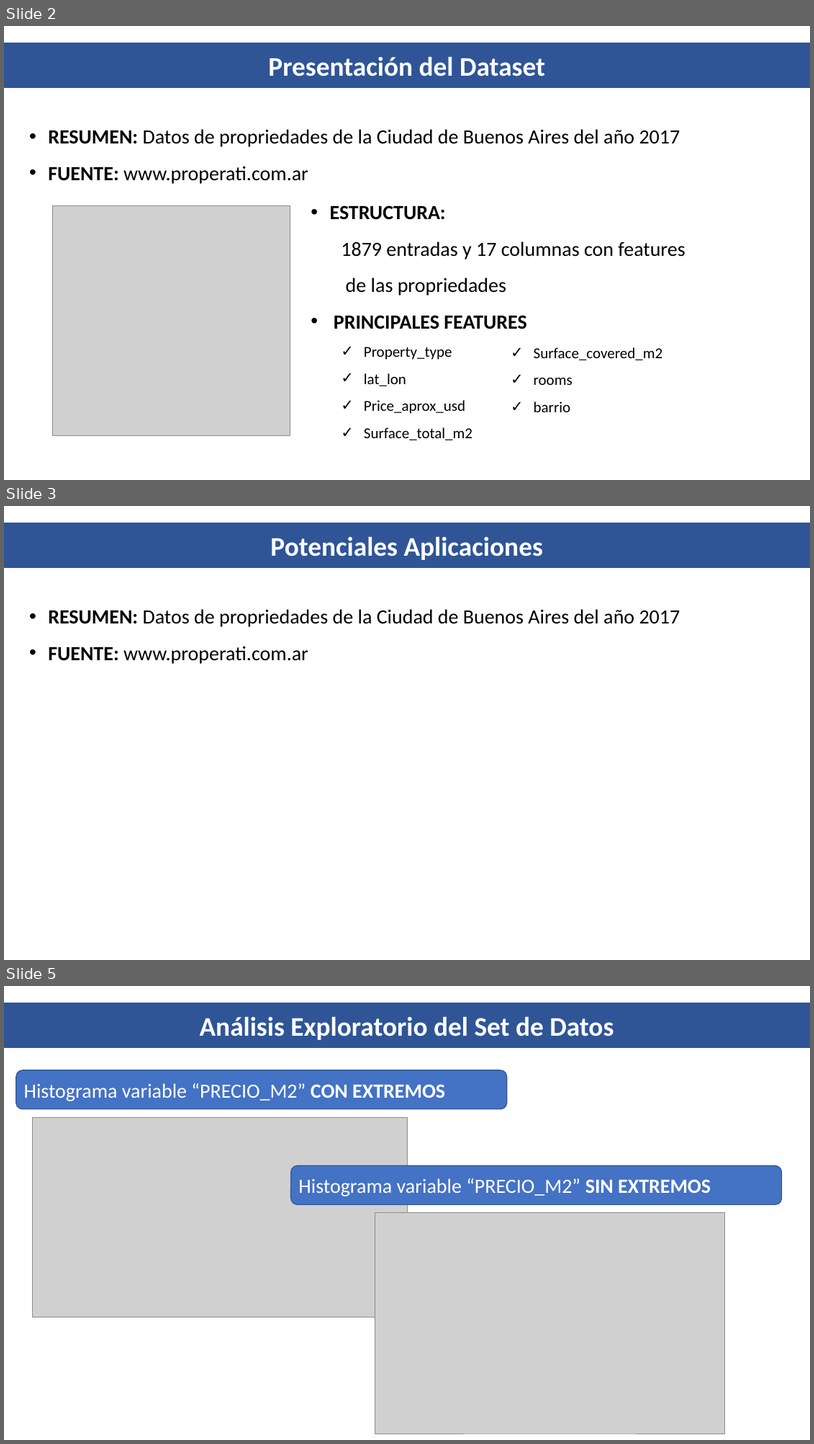
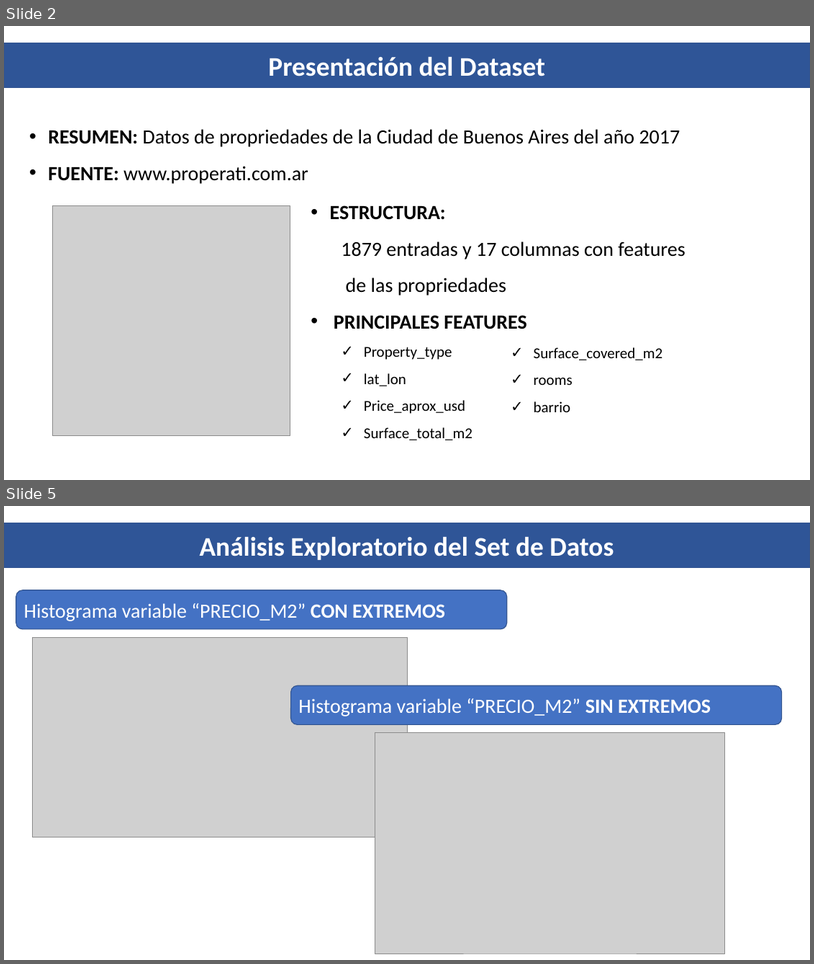
Before and after one commit to mnuclle/DiploDatos, a slide deck: 00 - Mentorias/6. Mentoria PPT Final/Presentación Mentoría DiploDatos.pptx. Shown one above the other, each under a label of ours: slides 2, 3 and 5 before the commit, slides 2 and 5 after it; the slides between them are not shown. The pictures are 814x1444 and 814x964 pixels, drawn with LibreOffice and Linux fonts; fonts in the diff are those of the drawing; grey boxes stand for pictures. Boxes give left, top, right and bottom in pixels: in the first picture for what was removed or moved away, otherwise in the second. Text is boxed around its words. In the diff, an @@ line names an element or a change of style, - is before the commit and + after.

```diff
--- a/00 - Mentorias/6. Mentoria PPT Final/Presentación Mentoría DiploDatos.pptx
+++ b/00 - Mentorias/6. Mentoria PPT Final/Presentación Mentoría DiploDatos.pptx
@@ slide 3 removed at [4, 506, 810, 960], background #FFFFFF @@
@@ rectangle removed at [4, 523, 810, 568] @@
-Potenciales Aplicaciones
@@ text removed at [48, 609, 681, 664] @@
-• RESUMEN: Datos de propriedades de la Ciudad de Buenos Aires del año 2017
-• FUENTE: www.properati.com.ar
```
Also in this commit, not shown: 1 slide changed, 1 slide added.
